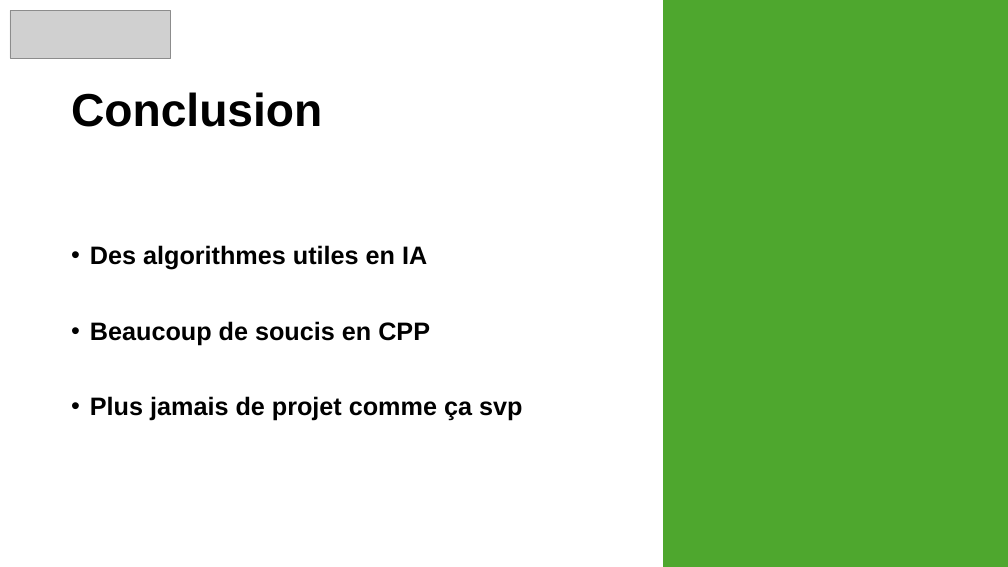
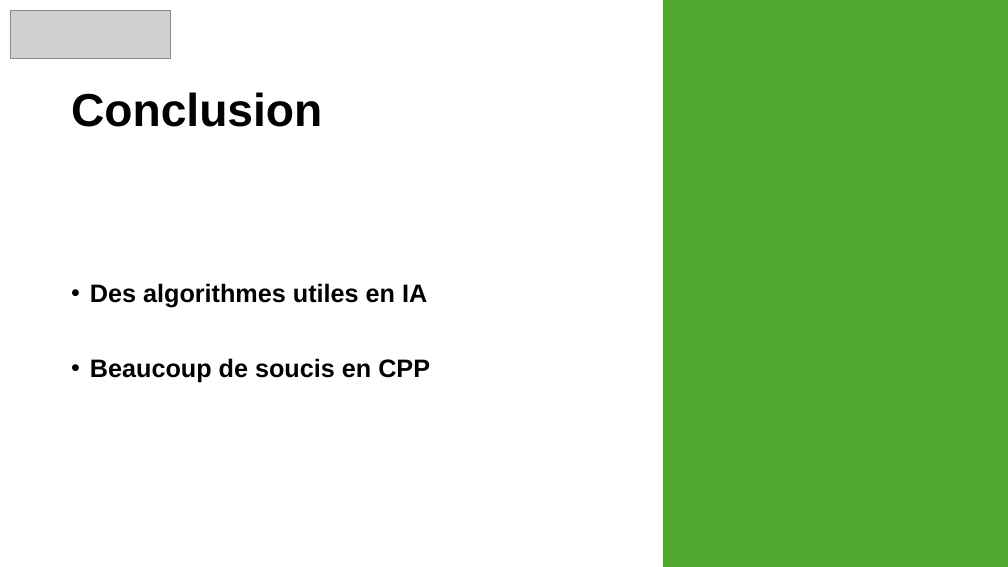
Before and after one commit to snonow/PROJ631-Arbres_de_decision, a slide deck: slide 7 of Presentation-Proj631 - Arbre_de_Décision.pptx. Drawn at 1008x567 pixels with LibreOffice and Linux fonts; fonts in the diff are those of the drawing; grey boxes stand for pictures. Boxes give left, top, right and bottom in pixels: in the first picture for what was removed or moved away, otherwise in the second. Text is boxed around its words. In the diff, an @@ line names an element or a change of style, - is before the commit and + after.

```diff
--- a/Presentation-Proj631 - Arbre_de_Décision.pptx
+++ b/Presentation-Proj631 - Arbre_de_Décision.pptx
@@ text at [90,396,522,421]: paragraph removed @@
-• Plus jamais de projet comme ça svp
```
Also in this commit, not shown: 1 other slide changed, 7 other files.
